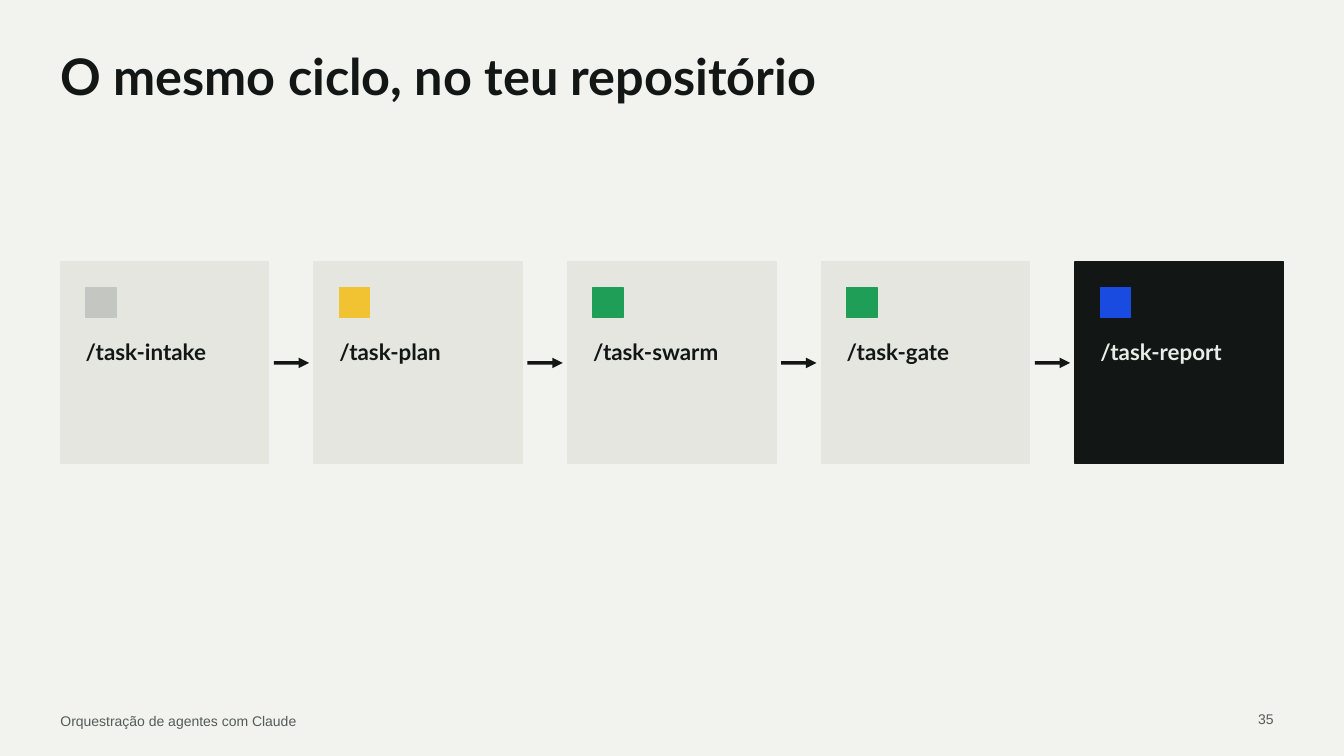
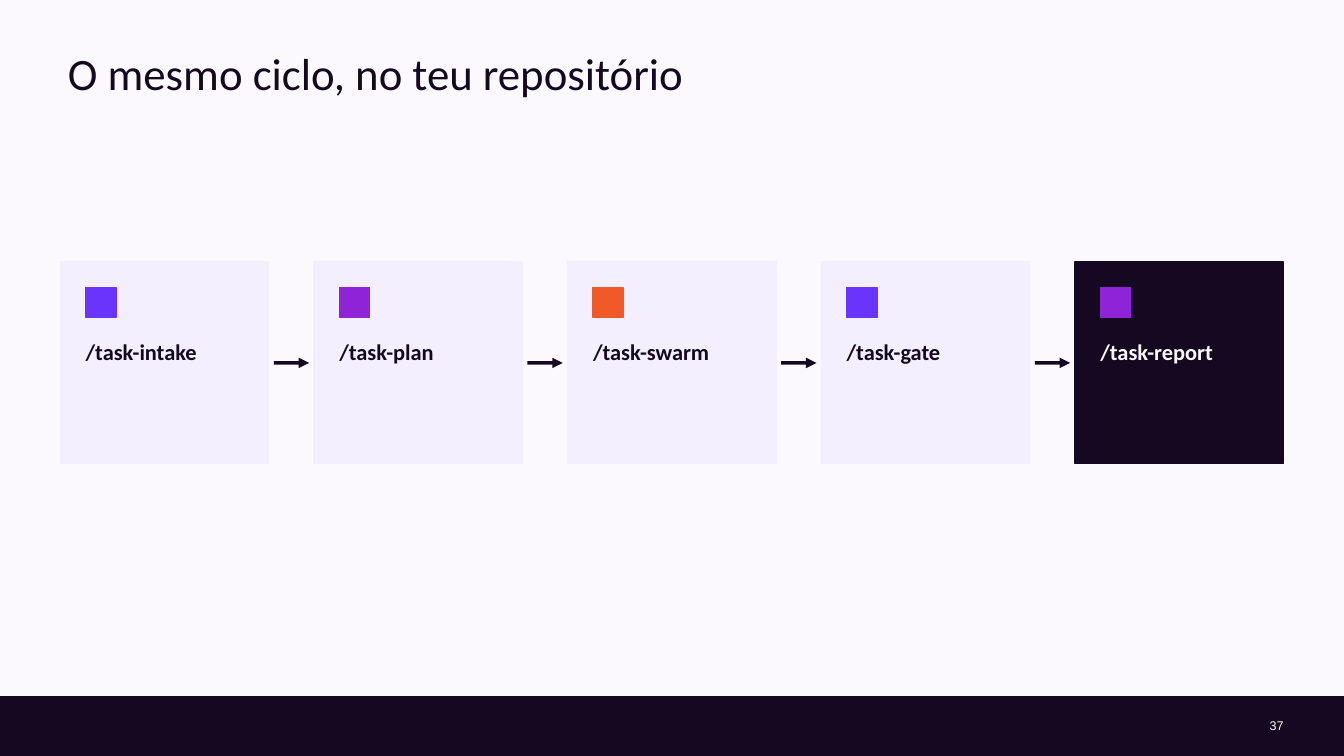
Before and after one commit to cx-guilherme-pinto/workshop-claude, a slide deck: slide 37 of slides/workshop.pptx (slide 35 before the commit). Drawn at 1344x756 pixels with LibreOffice and Linux fonts; fonts in the diff are those of the drawing; background and template pictures are left out. Boxes give left, top, right and bottom in pixels: in the first picture for what was removed or moved away, otherwise in the second. Text is boxed around its words. In the diff, an @@ line names an element or a change of style, - is before the commit and + after.

```diff
--- a/slides/workshop.pptx
+++ b/slides/workshop.pptx
@@ background #F2F2EF to #FCF9FE @@
@@ title "O mesmo ciclo, no teu ...": place and size @@
-title "O mesmo ciclo, no teu ..." at bbox=[60, 57, 816, 104]
+title "O mesmo ciclo, no teu ..." at bbox=[68, 59, 683, 98]
@@ title "O mesmo ciclo, no teu ..." at bbox=[68, 59, 683, 98]: size 36 to 32 pt, font Lato to Calibri, text colour #121614 to #140920, bold off @@
@@ fill #E6E6E1 to #F4EFFE; outline #E6E6E1 1 pt to #F4EFFE 1 pt in 4 elements at bbox=[60, 262, 269, 464], bbox=[315, 262, 523, 464], bbox=[568, 262, 776, 464], bbox=[822, 262, 1030, 464] @@
@@ rectangle at bbox=[1076, 262, 1285, 464]: fill #121614 to #140920; outline #121614 1 pt to #140920 1 pt @@
@@ rectangle at bbox=[86, 287, 116, 318]: fill #C4C7C1 to #6B34FD; outline #C4C7C1 1 pt to #6B34FD 1 pt @@
@@ rectangle at bbox=[340, 287, 370, 318]: fill #F1C232 to #8F23D7; outline #F1C232 1 pt to #8F23D7 1 pt @@
@@ rectangle at bbox=[593, 287, 623, 318]: fill #1E9E57 to #F25928; outline #1E9E57 1 pt to #F25928 1 pt @@
@@ rectangle at bbox=[847, 287, 877, 318]: fill #1E9E57 to #6B34FD; outline #1E9E57 1 pt to #6B34FD 1 pt @@
@@ rectangle at bbox=[1101, 287, 1131, 318]: fill #1A4BE0 to #8F23D7; outline #1A4BE0 1 pt to #8F23D7 1 pt @@
@@ font Lato to Calibri, text colour #121614 to #140920 in 4 elements at bbox=[86, 344, 197, 361], bbox=[339, 344, 433, 364], bbox=[593, 344, 709, 361], bbox=[847, 344, 941, 364] @@
@@ text "/task-report" at bbox=[1100, 344, 1212, 364]: font Lato to Calibri, text colour #E8EDE9 to #FCF9FE @@
@@ arrow (274, 363) - (310, 363): stroke #121614 2.5 pt to #140920 2.5 pt @@
@@ arrow (527, 363) - (563, 363): stroke #121614 2.5 pt to #140920 2.5 pt @@
@@ arrow (781, 363) - (817, 363): stroke #121614 2.5 pt to #140920 2.5 pt @@
@@ arrow (1035, 363) - (1071, 363): stroke #121614 2.5 pt to #140920 2.5 pt @@
@@ rectangle added at bbox=[0, 698, 1344, 756], fill #140920, outline #140920 1 pt @@
@@ text removed at bbox=[60, 716, 296, 729] @@
-Orquestração de agentes com Claude
@@ page number removed at bbox=[1258, 714, 1274, 724] @@
-35
@@ page number added at bbox=[1270, 721, 1284, 730], 9 pt, text #FCF9FE @@
+37
```
Also in this commit, not shown: 39 other slides changed, 6 slides added, 5 slides removed, 23 other files.
